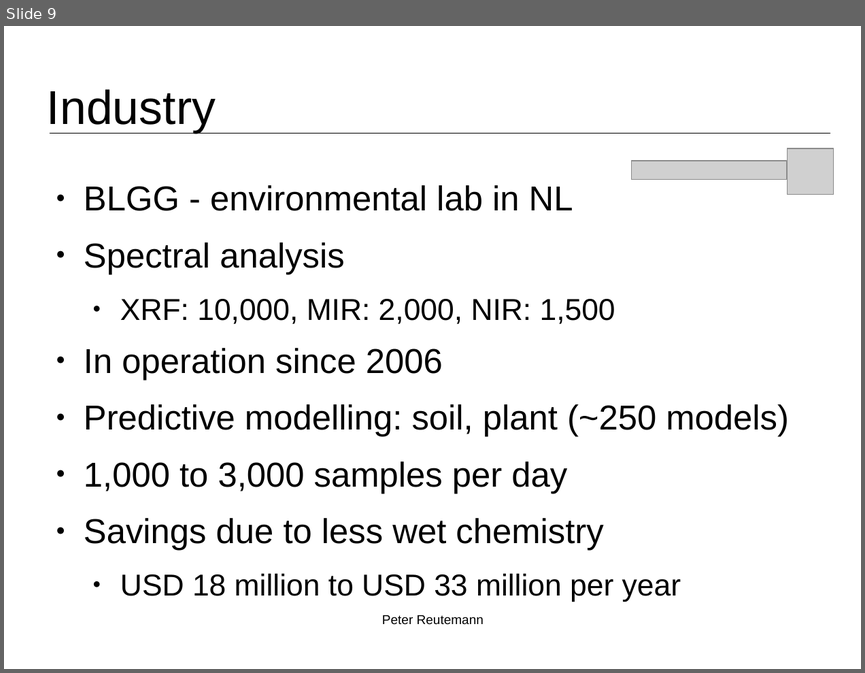
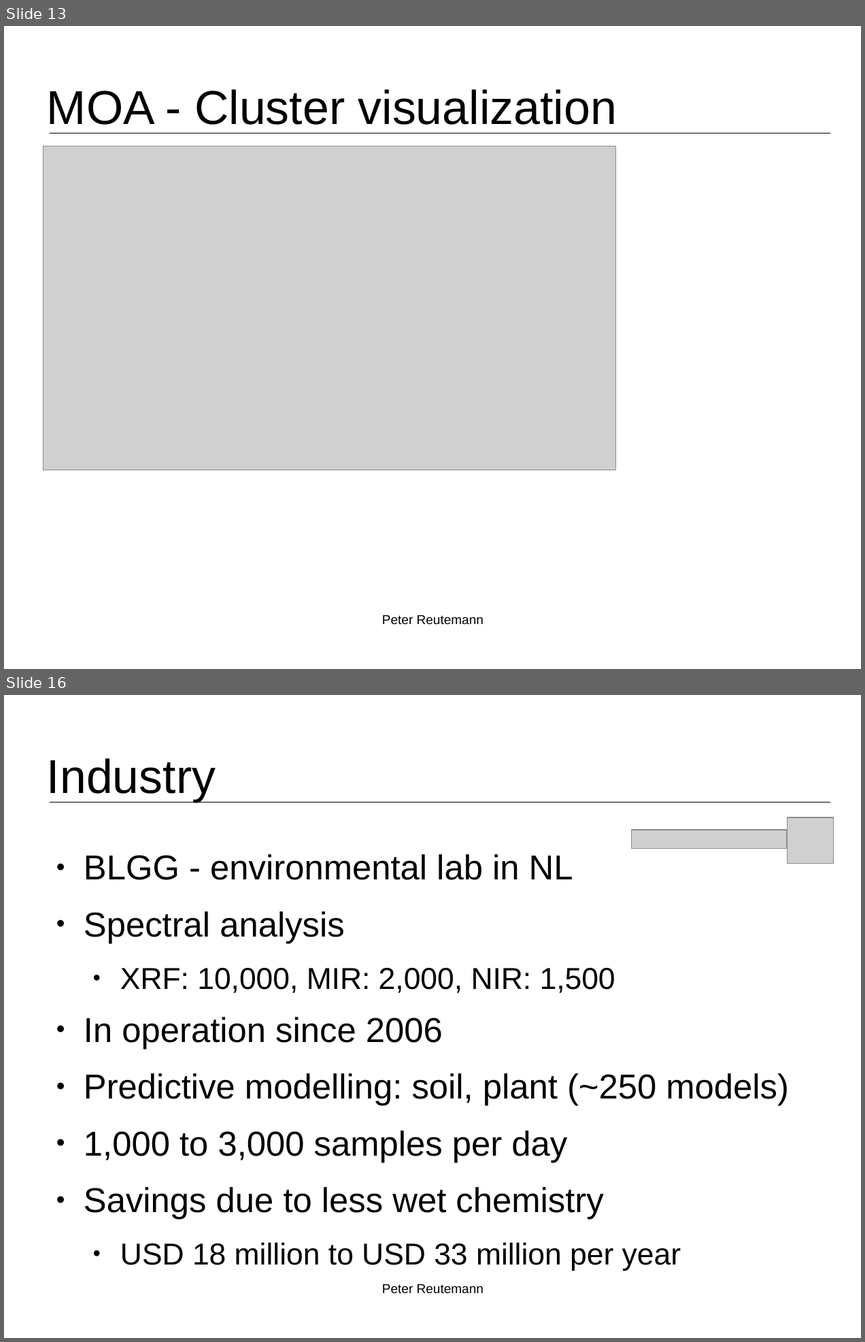
Before and after one commit to fracpete/bigmine-2015, a slide deck: talk/bigmine2015_reutemann.odp. Shown one above the other, each under a label of ours: slide 9 before the commit, slides 13 and 16 after it; the slides between them are not shown. The pictures are 865x673 and 865x1342 pixels, drawn with LibreOffice and Linux fonts; fonts in the diff are those of the drawing; grey boxes stand for pictures; background and template pictures are left out. Boxes give left, top, right and bottom in pixels: in the first picture for what was removed or moved away, otherwise in the second. Text is boxed around its words. In the diff, an @@ line names an element or a change of style, - is before the commit and + after.

Commit message:
added screenshots to ADAMS presentation; added feedback for OpenML

```diff
--- a/talk/bigmine2015_reutemann.odp
+++ b/talk/bigmine2015_reutemann.odp
@@ slide 13 added at <box>4,26,861,669</box>, background #FFFFFF; not listed: 1 template element that a slide beside it also shows @@
@@ title added at <box>47,89,617,125</box>, 44 pt, text #000000 @@
+MOA - Cluster visualization
@@ picture added at <box>43,146,616,470</box> @@
@@ text added at <box>382,615,483,624</box>, 12 pt, text #000000 @@
+Peter Reutemann
@@ what was slide 9 is now slide 16 @@
```
Also in this commit, not shown: 1 slide changed, 6 other slides added, 12 other files.
